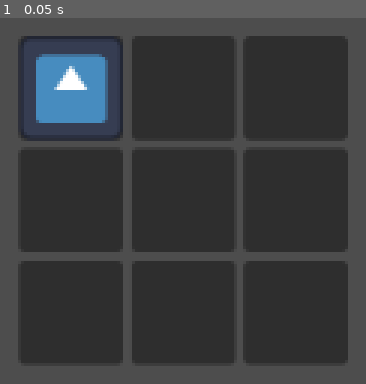
Above: before the commit, frame 1.
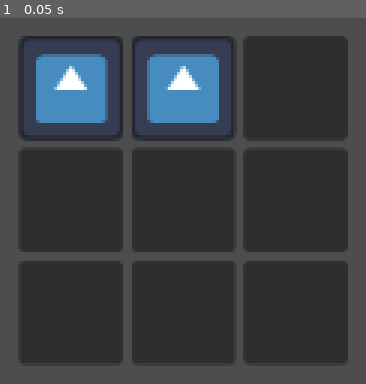
Above: after the commit, the same moment.

Repository: JoeThCo/Frogue_Proof_Of_Concept
Game: Godot game, scene res://game.tscn
The game is run twice, just before and just after one commit, with the same random seed, the same clock (stepped at 60 frames per second) and the same inputs. The engine's default icon, where the game draws it, is replaced by a stand-in: a white triangle on a blue panel in a dark square.
Inputs:
- Up to frame 1 (0.05 s): no input

The runs differ from the first frame. In frame 1, 6.8% of the frame differs, in the area x 36-64%, y 5-32%.

Commit message:
multiple frogs on the board

Diff:
--- a/frog_grid.gd
+++ b/frog_grid.gd
@@ -10,6 +10,7 @@
 
 func _ready() -> void:
     make_grid()
+    add_frog()
     add_frog()
 
 
@@ -40,14 +41,14 @@
     frog_type.frog_type_init()
 
     var frog_data: Dictionary = {"Texture": texture, "Damage": damage, "Health" : health, "Frog_Type": frog_type}
-    get_child(0).set_property(frog_data)
 
-    var index = 0
-    for i in get_children():
-        if i.is_filled == false:
-            index = i.get_index()
+    for child: Frog_Slot in get_children():
+        var current: Frog_Slot = child as Frog_Slot
+        if !current.is_filled:
+            print(current.is_filled)
+            child.set_property(frog_data)
             break
-    get_child(index).set_property(frog_data)
+
 
 func _process(_delta: float) -> void:
     if Input.is_action_just_pressed("Debug"):
--- a/frog_slot.gd
+++ b/frog_slot.gd
@@ -38,4 +38,4 @@
 
 func set_property(frog_data: Dictionary):
     texture_rect.property = frog_data
-    is_filled = frog_data["Texture"] == null
+    is_filled = texture_rect.property["Texture"] != null
--- a/frog_stats.gd
+++ b/frog_stats.gd
@@ -6,7 +6,7 @@
 var frog_type: Frog_Type
 
 
-@onready var property: Dictionary = {"Texture": texture,
+@onready var property: Dictionary = {"Texture": null,
                                      "Damage": null,
                                     "Health": null,
                                     "Frog_Type": null}:
@@ -18,5 +18,6 @@
             health = property["Health"]
             frog_type = property["Frog_Type"]
 
+
 func _to_string() -> String:
     return "Damage:{0} | Health:{1} | FrogType:{2}".format([str(damage), str(health), str(frog_type)])
